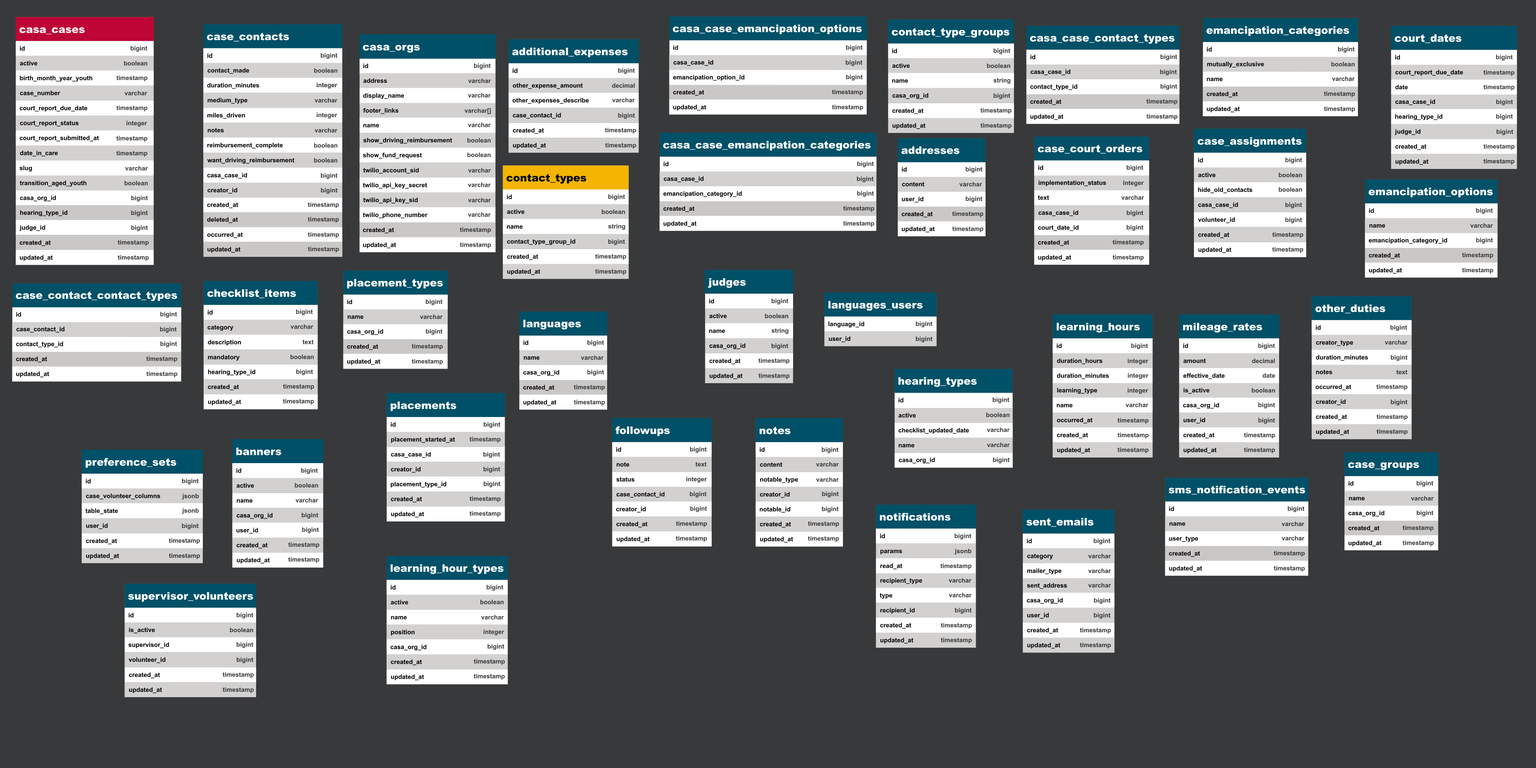
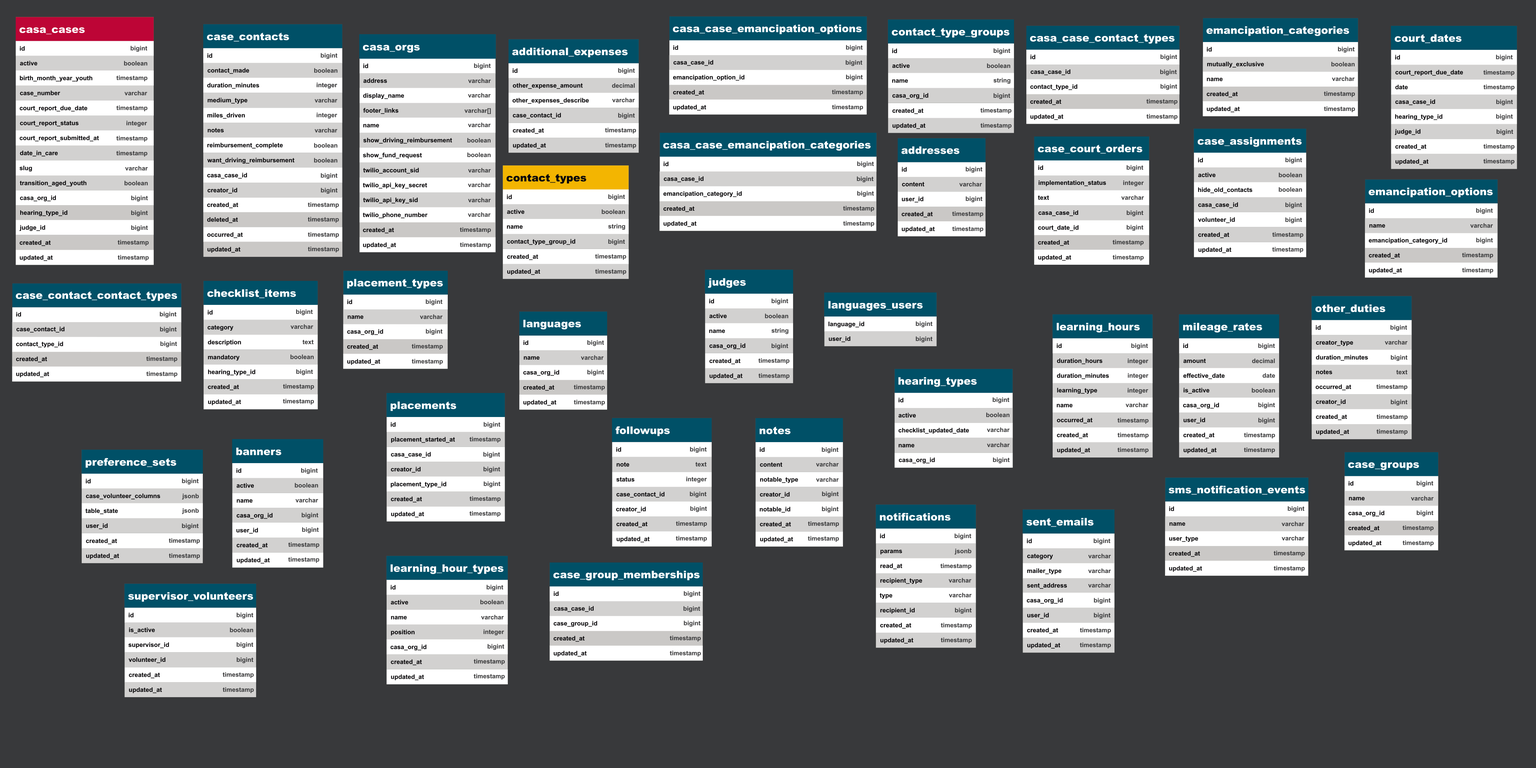
Comparing the layer stacks of the two 1536x768 images. Changes:
pixels changed over <box>159,311,704,661</box> (layer not identified)
